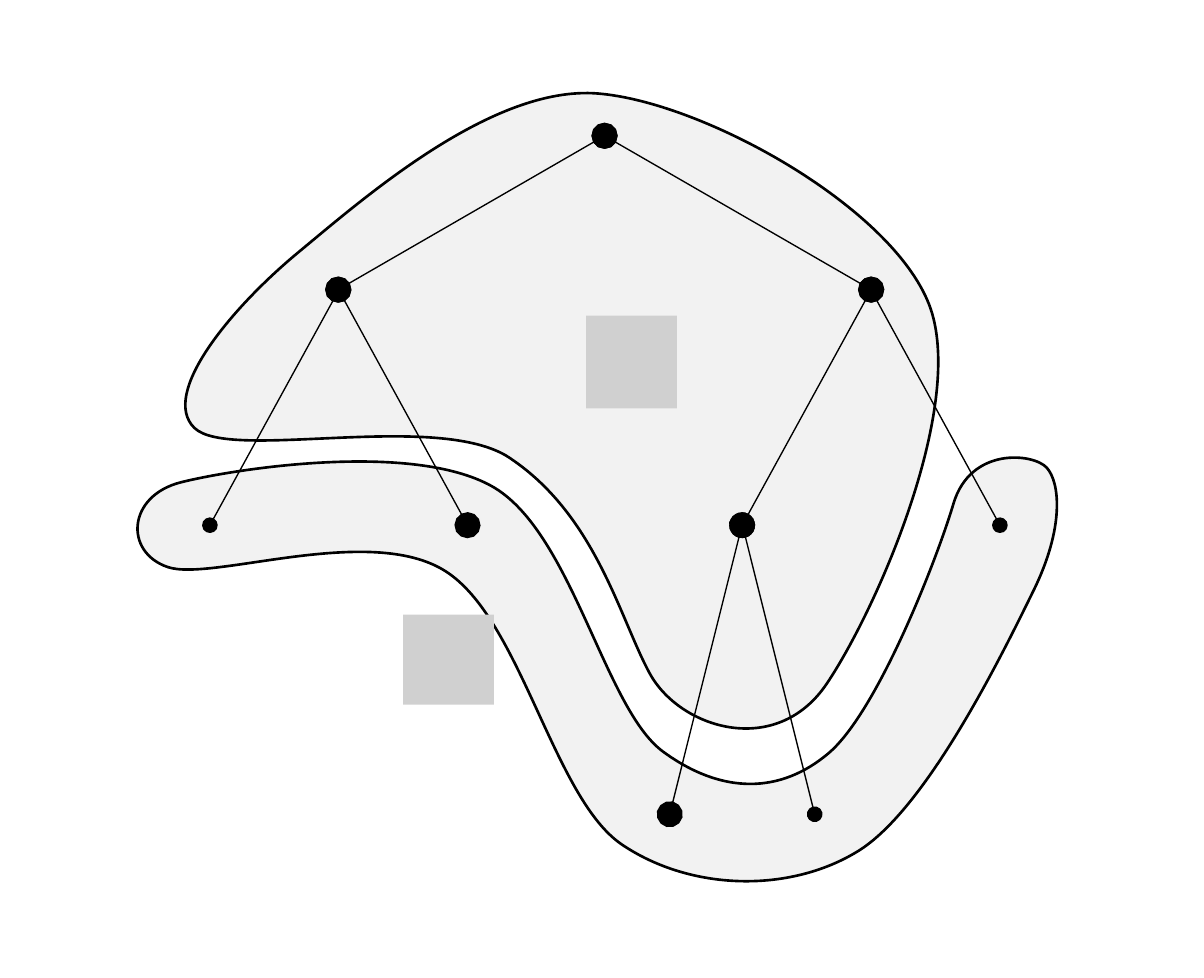
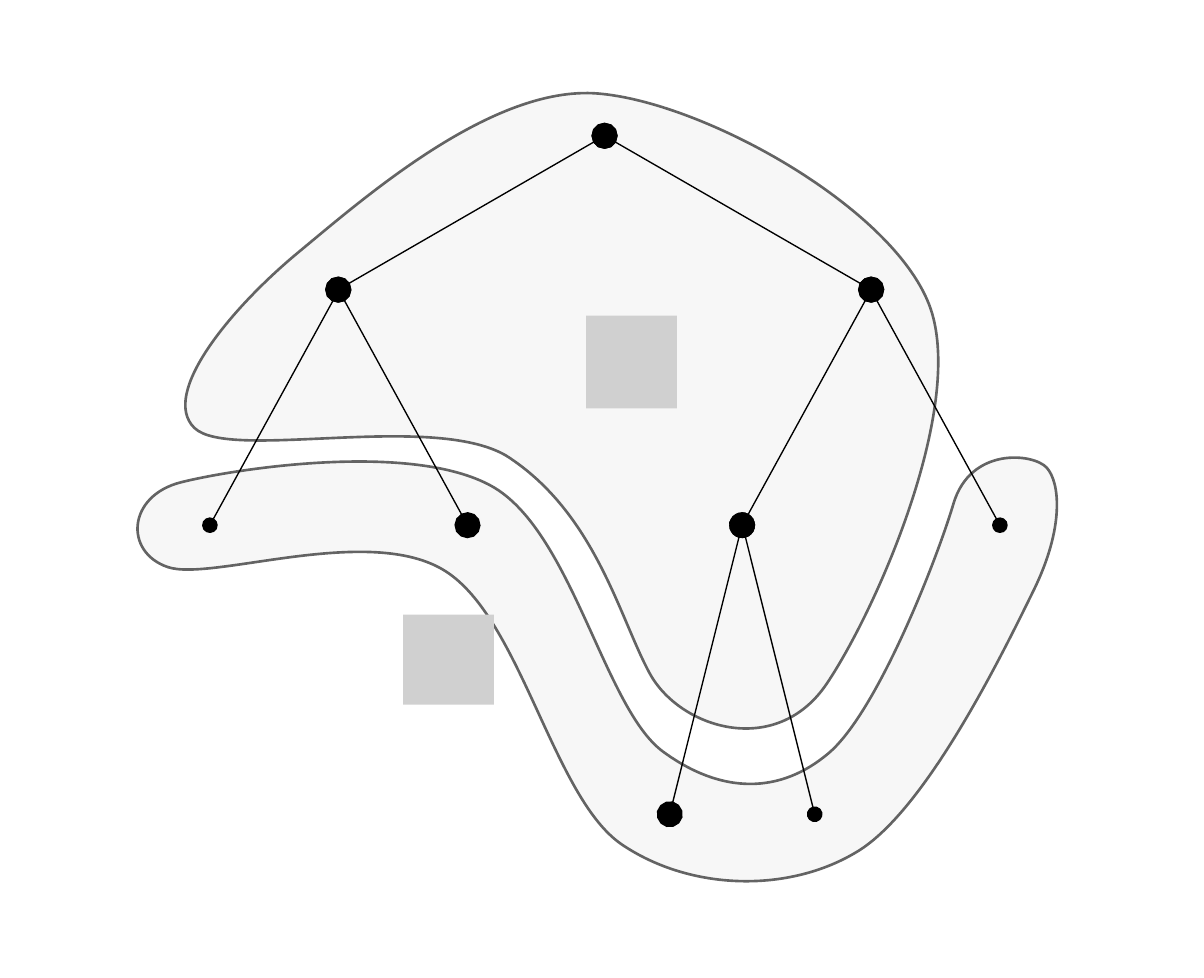
Before and after one commit to eleurent/monte-carlo-graph-search, a slide deck: slide 1 of img/trees.pptx. Drawn at 1204x978 pixels with LibreOffice and Linux fonts; fonts in the diff are those of the drawing; grey boxes stand for pictures. Boxes give left, top, right and bottom in pixels: in the first picture for what was removed or moved away, otherwise in the second. Text is boxed around its words. In the diff, an @@ line names an element or a change of style, - is before the commit and + after.

```diff
--- a/img/trees.pptx
+++ b/img/trees.pptx
@@ freeform shape at [185, 94, 938, 730]: fill #F2F2F2 to #F2F2F2 at 60% opacity @@
@@ freeform shape at [138, 457, 1057, 881]: fill #F2F2F2 to #F2F2F2 at 60% opacity @@
```
Also in this commit, not shown: 1 other slide changed, 6 other files.
